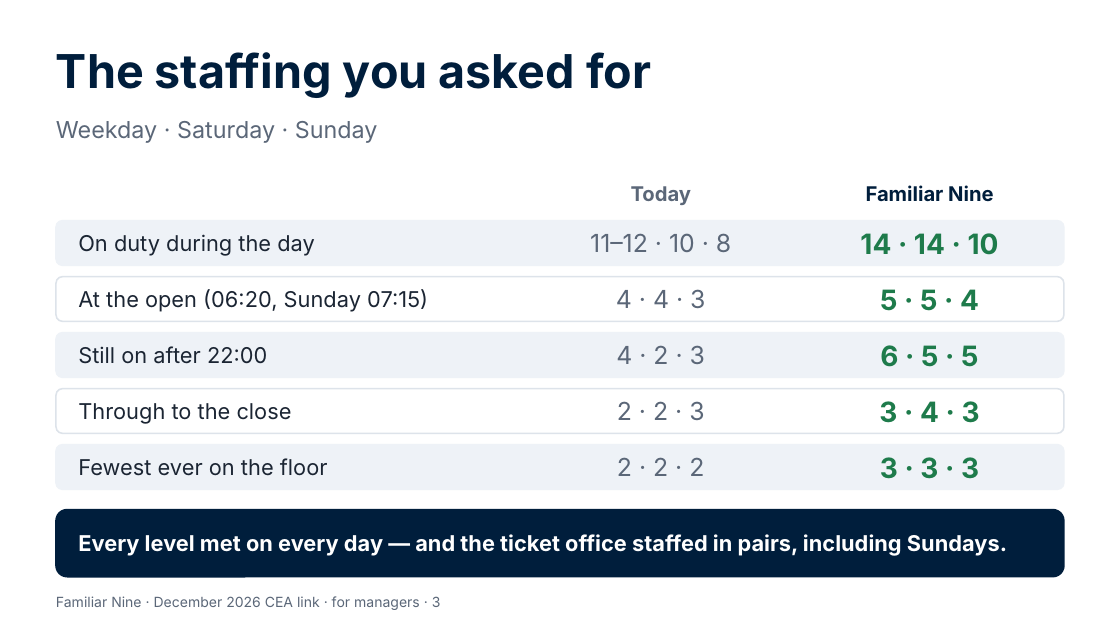
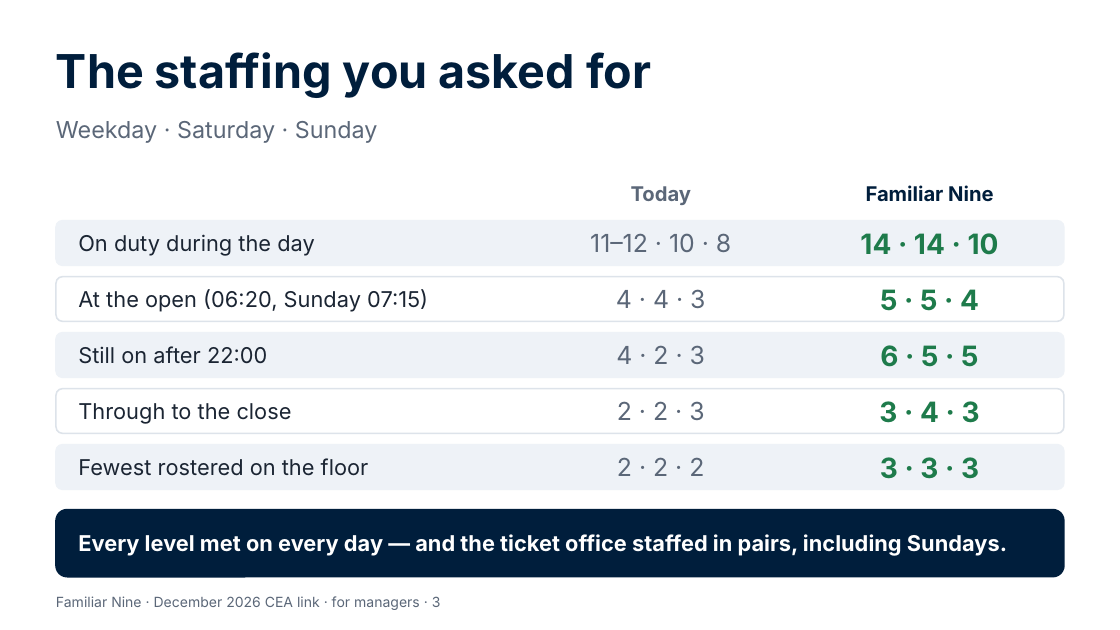
Before and after one commit to Garethdavidmiller/roster-app, a slide deck: slide 3 of docs/proposals/presentations/Familiar-Nine-for-managers.pptx. Drawn at 1120x630 pixels with LibreOffice and Linux fonts; fonts in the diff are those of the drawing. Boxes give left, top, right and bottom in pixels: in the first picture for what was removed or moved away, otherwise in the second. Text is boxed around its words. In the diff, an @@ line names an element or a change of style, - is before the commit and + after.

```diff
--- a/docs/proposals/presentations/Familiar-Nine-for-managers.pptx
+++ b/docs/proposals/presentations/Familiar-Nine-for-managers.pptx
@@ text at box(78, 458, 369, 476): text changed @@
-Fewest ever on the floor
+Fewest rostered on the floor
```
Also in this commit, not shown: 12 other files.
